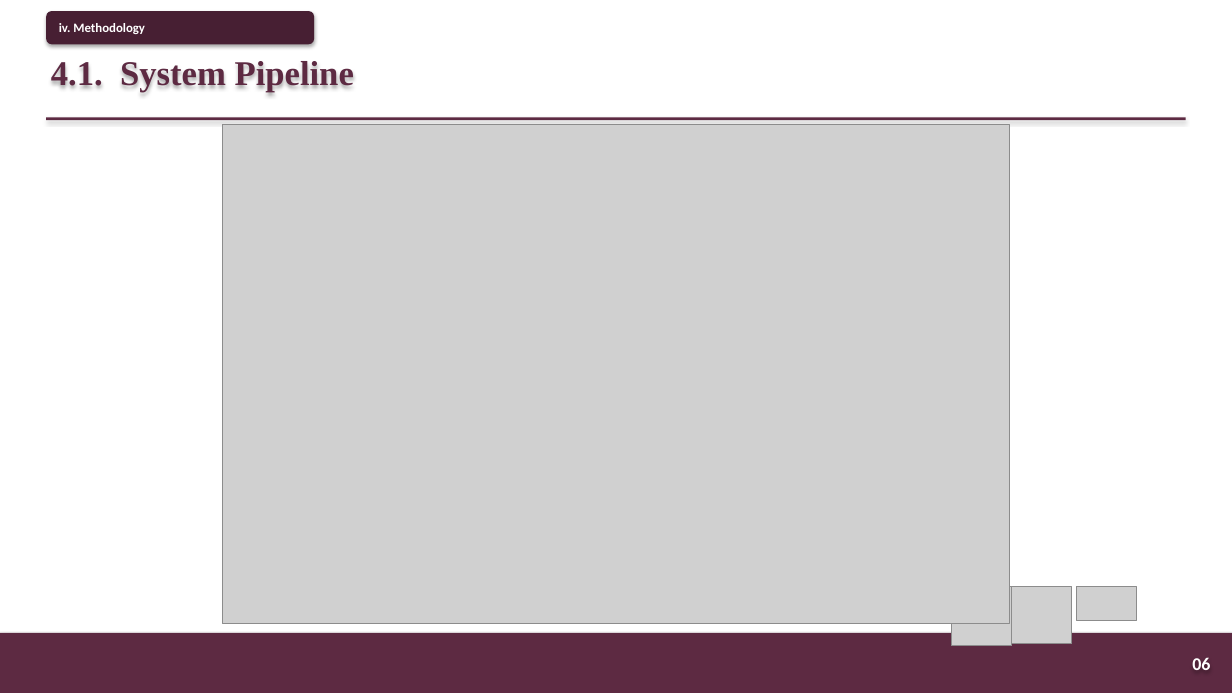
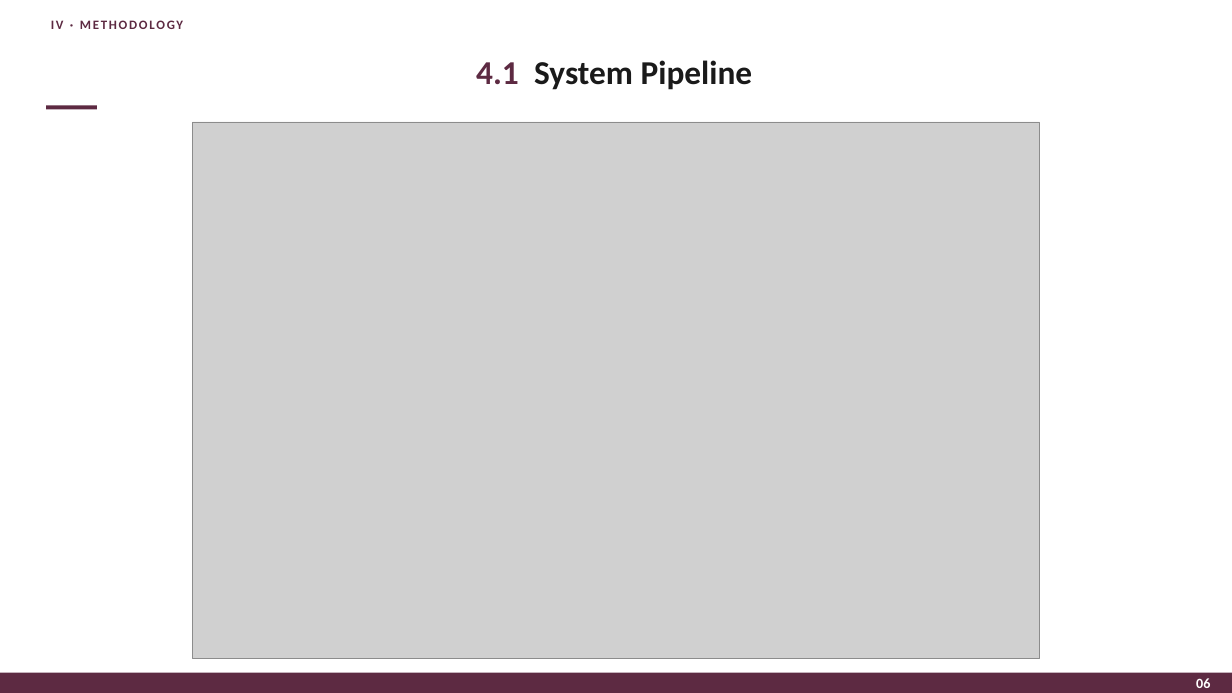
Before and after one commit to PolyTheML/DAC-UW-Thesis, a slide deck: slide 8 of thesis/health_rl/burgundy_defense_presentation.pptx. Drawn at 1232x693 pixels with LibreOffice and Linux fonts; fonts in the diff are those of the drawing; grey boxes stand for pictures. Boxes give left, top, right and bottom in pixels: in the first picture for what was removed or moved away, otherwise in the second. Text is boxed around its words. In the diff, an @@ line names an element or a change of style, - is before the commit and + after.

```diff
--- a/thesis/health_rl/burgundy_defense_presentation.pptx
+++ b/thesis/health_rl/burgundy_defense_presentation.pptx
@@ text "IV · METHODOLOGY": place and size @@
-text "IV · METHODOLOGY" at box(46, 11, 314, 44)
+text "IV · METHODOLOGY" at box(51, 20, 183, 29)
@@ text "IV · METHODOLOGY" at box(51, 20, 183, 29): vertical alignment middle to top; fill #471F33 to none; shadow off @@
@@ text at box(51, 20, 183, 29): text changed; text colour #FFFFFF to #5D2A42 @@
-iv. Methodology
+IV · METHODOLOGY
@@ text "4.1 System Pipeline" at box(476, 60, 753, 90): vertical alignment top to middle @@
@@ text at box(476, 60, 753, 90): text changed; size 27 to 26 pt; font Times New Roman to Calibri; text colour #5D2A42 to #1A1A1A @@
-4.1. System Pipeline
+4.1 System Pipeline
@@ rectangle at box(46, 105, 97, 109): shadow off @@
@@ rectangle: place and size @@
-rectangle at box(46, 117, 1186, 120)
+rectangle at box(46, 105, 97, 109)
@@ picture: place and size @@
-picture at box(223, 125, 1010, 624)
+picture at box(192, 122, 1039, 659)
@@ picture removed at box(952, 587, 1012, 646) @@
@@ picture removed at box(1012, 587, 1072, 644) @@
@@ picture removed at box(1077, 587, 1137, 621) @@
@@ rectangle: place and size @@
-rectangle at box(0, 633, 1232, 693)
+rectangle at box(0, 673, 1232, 693)
@@ rectangle at box(0, 673, 1232, 693): shadow off @@
@@ text "06": place and size @@
-text "06" at box(1192, 657, 1210, 670)
+text "06" at box(1196, 678, 1210, 688)
@@ text "06" at box(1196, 678, 1210, 688): size 14 to 11 pt @@
```
Also in this commit, not shown: 31 other slides changed, 2 other files.
